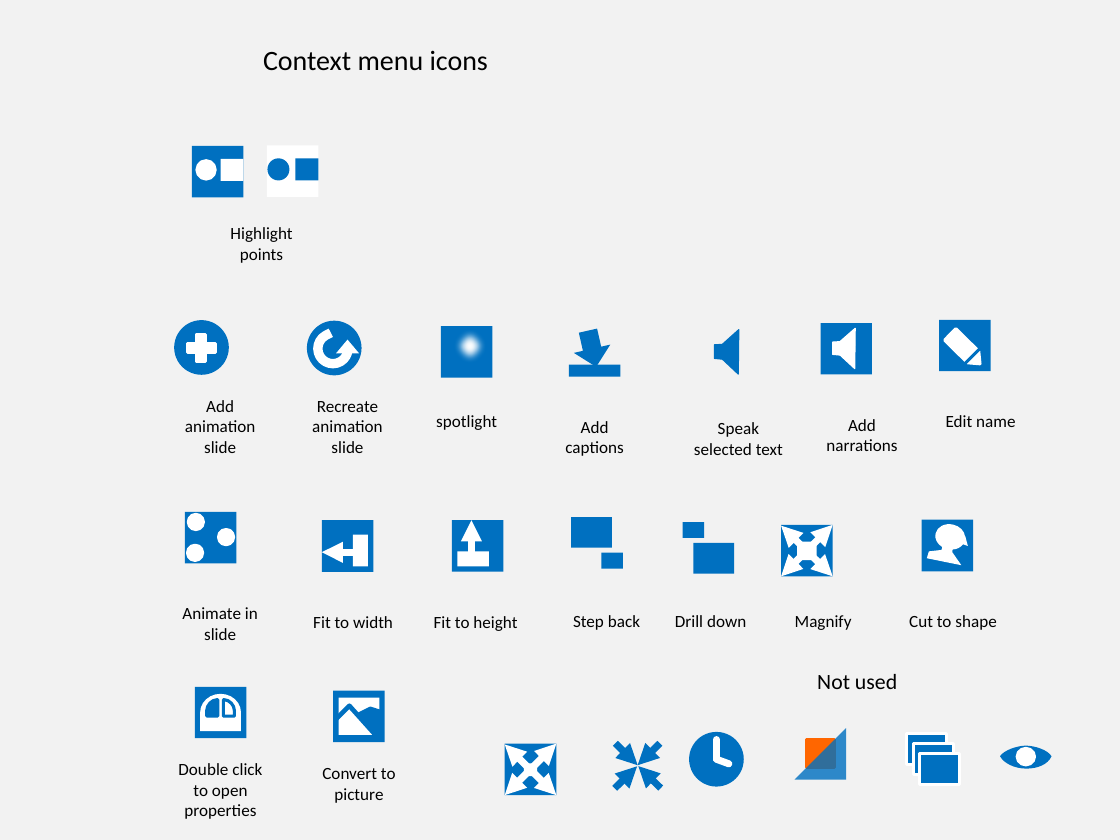
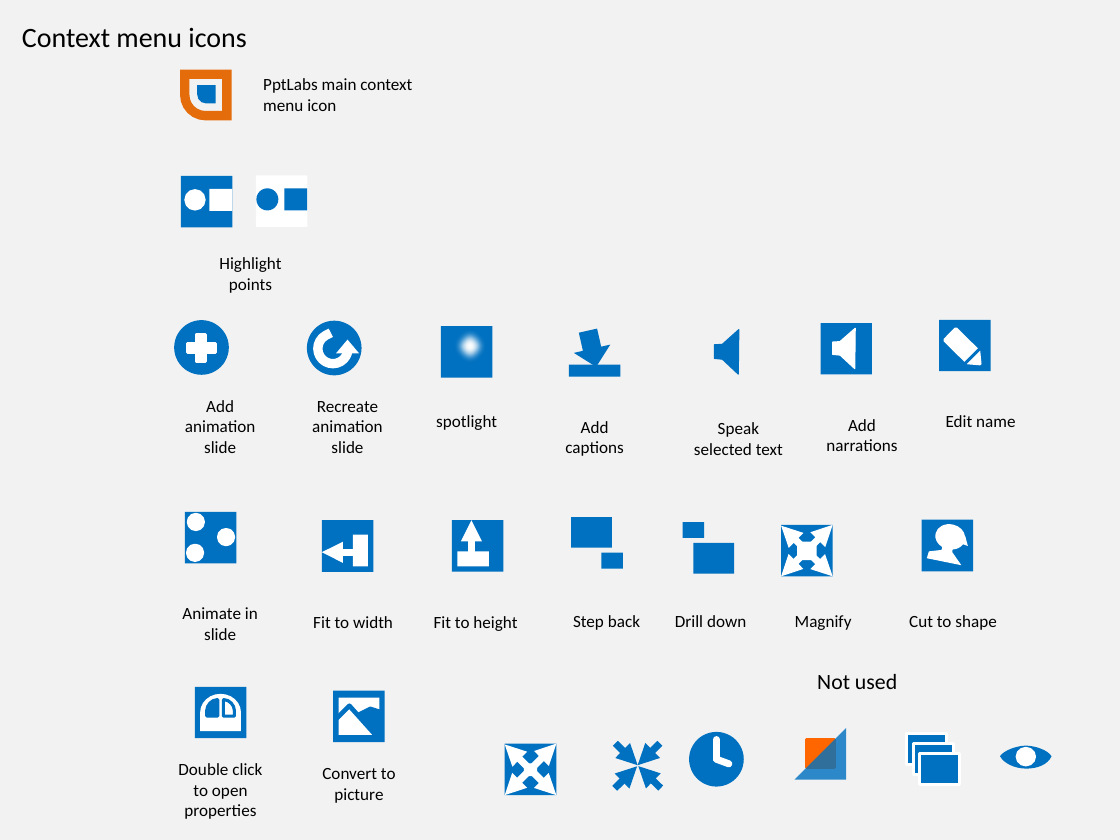
Before and after one commit to PowerPointLabs/PowerPointLabs, a slide deck: slide 7 of doc/Icons.pptx (slide 6 before the commit). Drawn at 1120x840 pixels with LibreOffice and Linux fonts; fonts in the diff are those of the drawing. Boxes give left, top, right and bottom in pixels: in the first picture for what was removed or moved away, otherwise in the second. Text is boxed around its words. In the diff, an @@ line names an element or a change of style, - is before the commit and + after.

Commit message:
Added icon for images lab and pptlabs context menu

```diff
--- a/doc/Icons.pptx
+++ b/doc/Icons.pptx
@@ text "Context menu icons": place and size @@
-text "Context menu icons" at (263, 50, 488, 71)
+text "Context menu icons" at (22, 27, 246, 48)
@@ round rect added at (185, 74, 227, 115), outline #E46C0A 6 pt @@
@@ round rect added at (197, 85, 216, 103), fill #0070C0 @@
@@ text added at (263, 78, 412, 111), 11 pt, text #000000 @@
+PptLabs main context menu icon
@@ 4 rectangles, 2 ellipses, 1 text: place and size @@
-4 rectangles, 2 ellipses, 1 text at (192, 146, 318, 263)
+4 rectangles, 2 ellipses, 1 text at (180, 176, 307, 293)
```
Also in this commit, not shown: 1 slide added.
